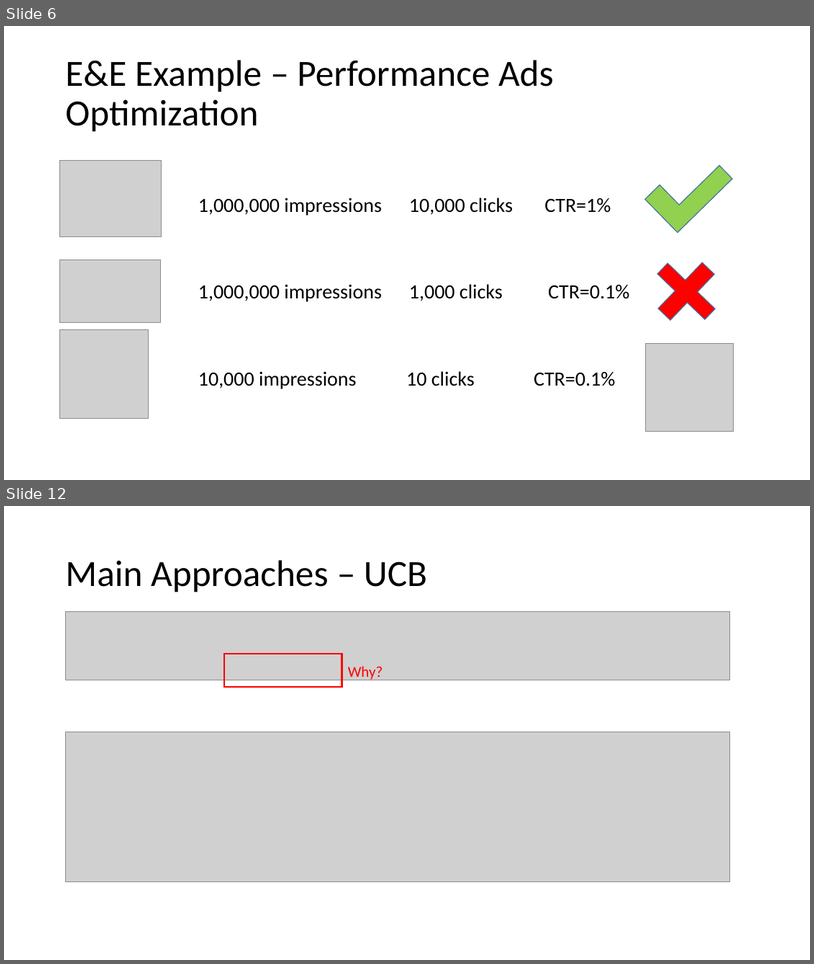
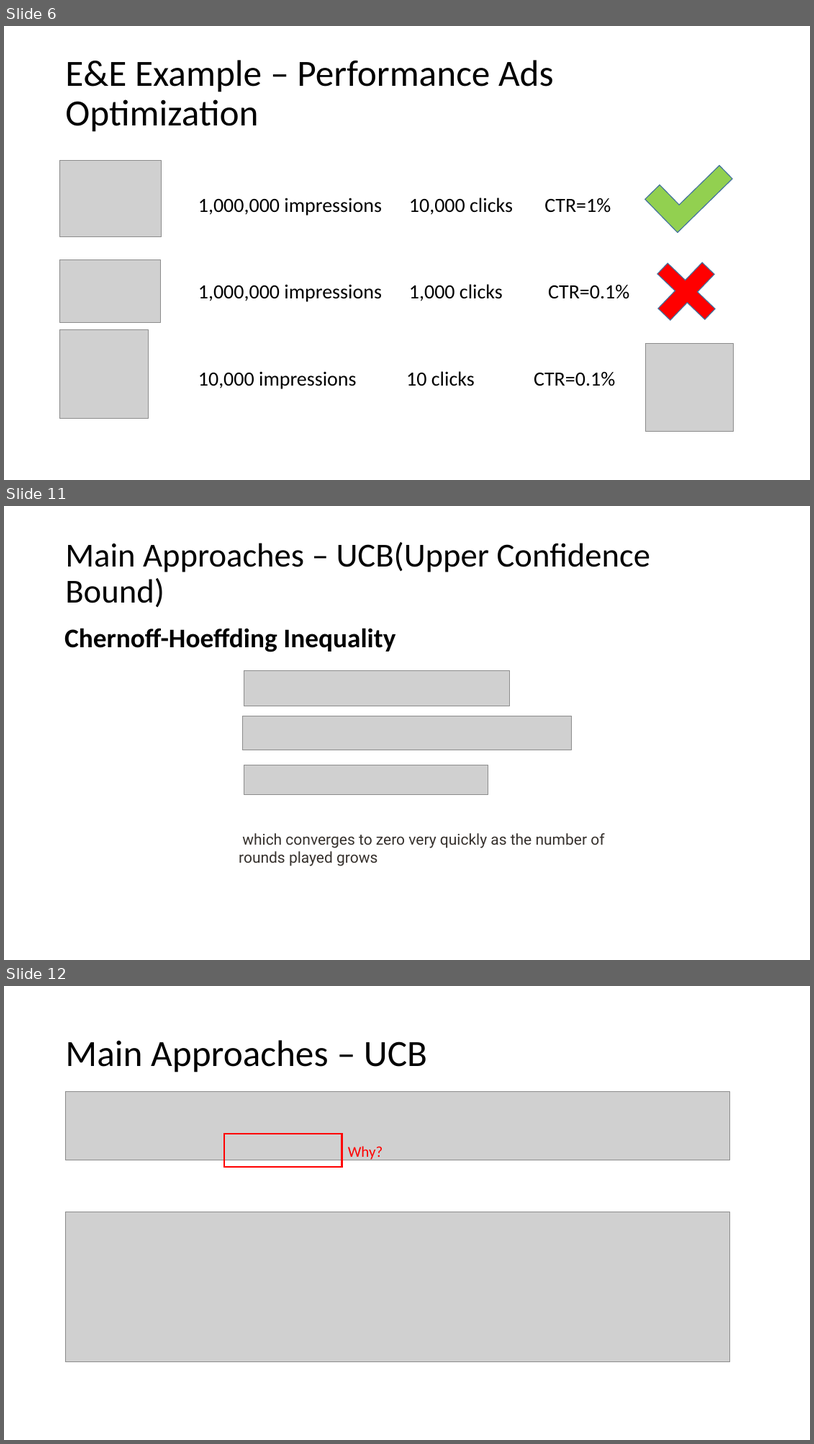
Before and after one commit to wzhe06/Ad-papers, a slide deck: Explore and Exploit/EandE.pptx. Shown one above the other, each under a label of ours: slides 6 and 12 before the commit, slides 6, 11 and 12 after it; the slides between them are not shown. The pictures are 814x964 and 814x1444 pixels, drawn with LibreOffice and Linux fonts; fonts in the diff are those of the drawing; grey boxes stand for pictures. Boxes give left, top, right and bottom in pixels: in the first picture for what was removed or moved away, otherwise in the second. Text is boxed around its words. In the diff, an @@ line names an element or a change of style, - is before the commit and + after.

```diff
--- a/Explore and Exploit/EandE.pptx
+++ b/Explore and Exploit/EandE.pptx
@@ slide 11 added at (4, 506, 810, 960), background #FFFFFF @@
@@ title added at (65, 542, 651, 608), 40 pt, text #000000 @@
+Main Approaches – UCB(Upper Confidence Bound)
@@ text added at (64, 628, 396, 652), 32 pt, text #000000, bold @@
+Chernoff-Hoeffding Inequality
@@ picture added at (244, 671, 510, 705) @@
@@ picture added at (242, 716, 571, 750) @@
@@ picture added at (244, 765, 489, 795) @@
@@ text added at (239, 833, 604, 866), 18 pt, text #36312D @@
+which converges to zero very quickly as the number of rounds played grows
```
Also in this commit, not shown: 11 slides changed, 1 other slide added, 4 slides removed, 4 other files.
